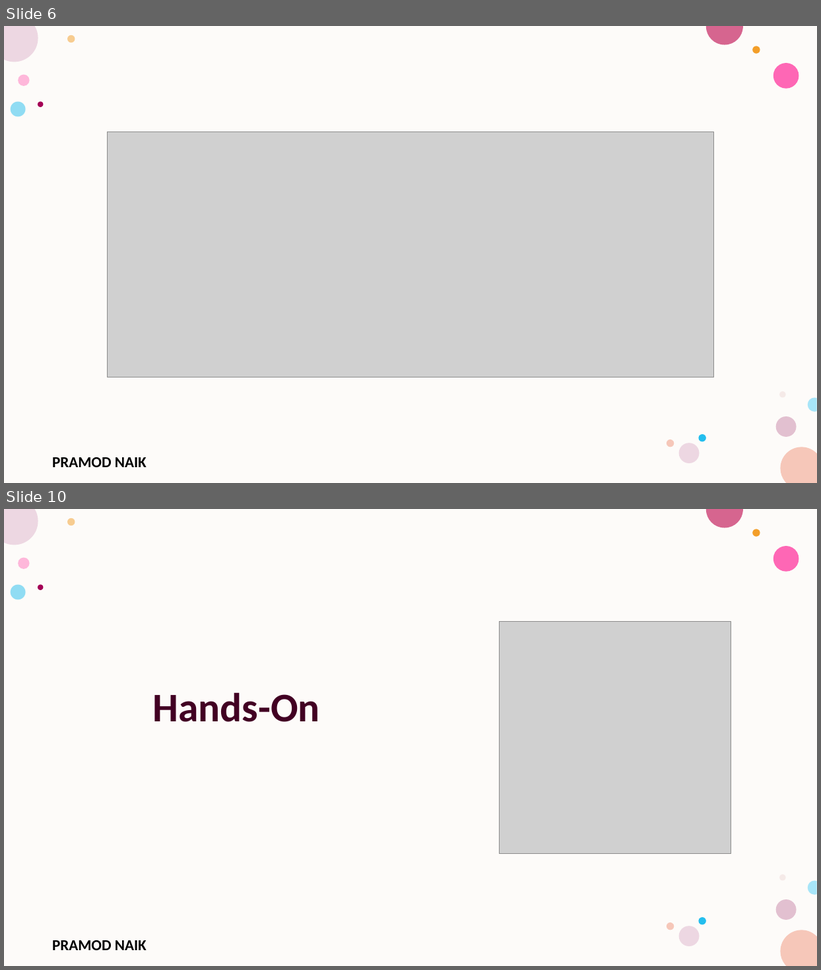
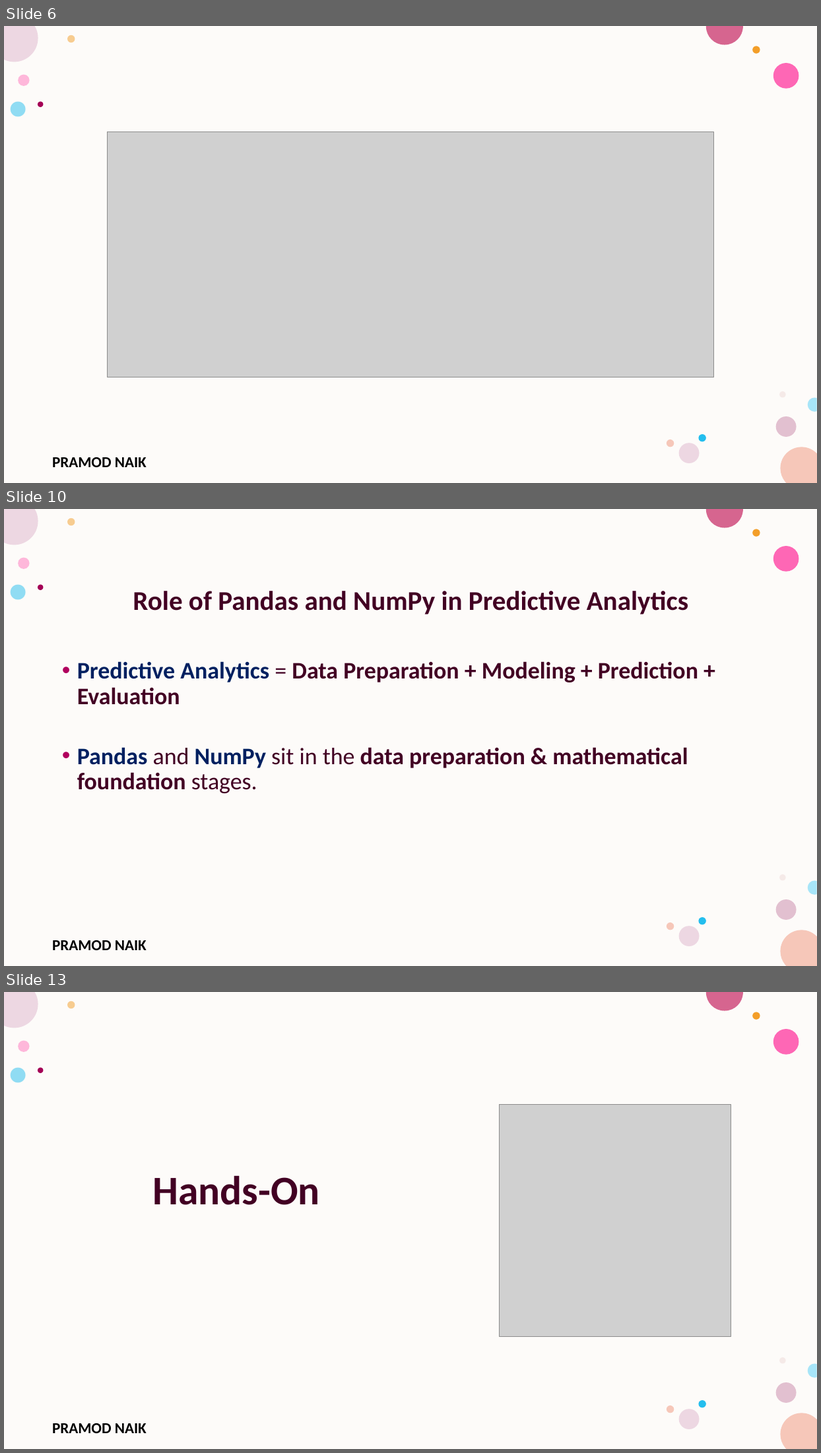
Before and after one commit to PRAMODNAIK-DEV/Python-Predictive-Analytics-Workshop, a slide deck: Introduction to Predictive Analysis.pptx. Shown one above the other, each under a label of ours: slides 6 and 10 before the commit, slides 6, 10 and 13 after it; the slides between them are not shown. The pictures are 821x970 and 821x1453 pixels, drawn with LibreOffice and Linux fonts; fonts in the diff are those of the drawing; grey boxes stand for pictures; background and template pictures are left out. Boxes give left, top, right and bottom in pixels: in the first picture for what was removed or moved away, otherwise in the second. Text is boxed around its words. In the diff, an @@ line names an element or a change of style, - is before the commit and + after.

Commit message:
Updated Pandas Intro.

```diff
--- a/Introduction to Predictive Analysis.pptx
+++ b/Introduction to Predictive Analysis.pptx
@@ slide 10 added at box(4, 509, 817, 966), background #FFFFFF; not listed: 17 template elements that a slide beside it also shows @@
@@ text added at box(77, 591, 698, 793), 28 pt, text #420023, bold @@
+Role of Pandas and NumPy in Predictive Analytics
+• Predictive Analytics = Data Preparation + Modeling + Prediction + Evaluation
+• Pandas and NumPy sit in the data preparation & mathematical foundation stages.
@@ what was slide 10 is now slide 13 @@
```
Also in this commit, not shown: 3 slides changed, 2 other slides added, 1 other file.
